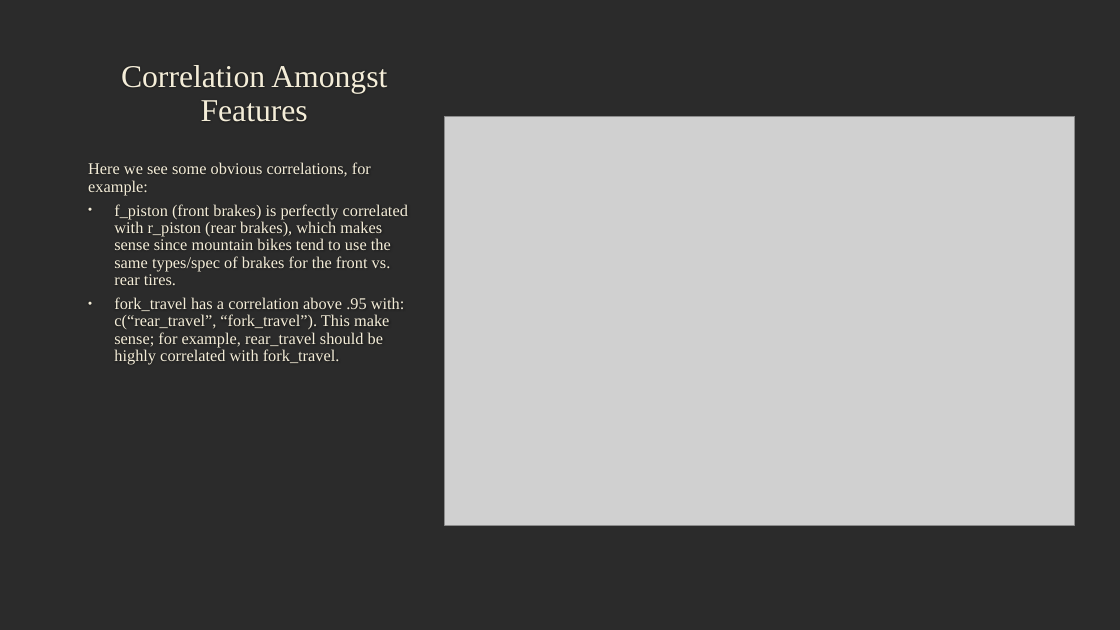
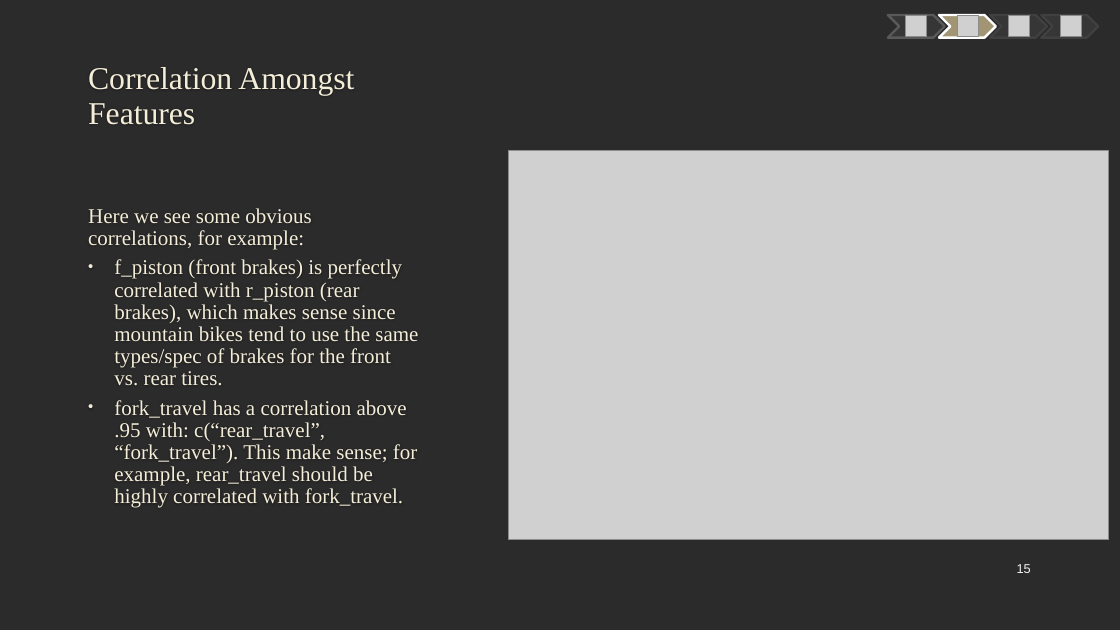
Before and after one commit to mczerwin/MTB-Categorization-Analysis, a slide deck: slide 15 of Reports/MTB Data Analysis Presentation.pptx (slide 13 before the commit). Drawn at 1120x630 pixels with LibreOffice and Linux fonts; fonts in the diff are those of the drawing; grey boxes stand for pictures; background and template pictures are left out; a plain dark background stands for a picture behind light text. Boxes give left, top, right and bottom in pixels: in the first picture for what was removed or moved away, otherwise in the second. Text is boxed around its words. In the diff, an @@ line names an element or a change of style, - is before the commit and + after.

Commit message:
Last Formatting Tweaks to Presentation

```diff
--- a/Reports/MTB Data Analysis Presentation.pptx
+++ b/Reports/MTB Data Analysis Presentation.pptx
@@ freeform shape added at bbox=[888, 15, 945, 38], fill #363636, outline #595959 2 pt @@
@@ picture added at bbox=[906, 16, 927, 37] @@
@@ freeform shape added at bbox=[939, 15, 996, 38], fill #A19574, outline #FFFFFF 2 pt @@
@@ picture added at bbox=[958, 16, 979, 37] @@
@@ freeform shape added at bbox=[991, 15, 1048, 38], fill #363636, outline #404040 2 pt @@
@@ picture added at bbox=[1009, 16, 1030, 37] @@
@@ freeform shape added at bbox=[1042, 15, 1099, 38], fill #363636, outline #404040 2 pt @@
@@ picture added at bbox=[1060, 16, 1081, 37] @@
@@ title "Correlation Amongst Features" at bbox=[88, 67, 354, 125]: alignment centre to left; vertical alignment top to middle @@
@@ text "Here we see some obvious ..." at bbox=[88, 208, 418, 508]: size 14 to 18 pt; vertical alignment top to bottom @@
@@ picture: place and size @@
-picture at bbox=[445, 117, 1075, 525]
+picture at bbox=[509, 150, 1109, 539]
@@ page number added at bbox=[1017, 564, 1031, 573], 11 pt, text #F2F2F2 @@
+15
```
Also in this commit, not shown: 19 other slides changed, 6 slides added, 2 slides removed, 1 other file.
